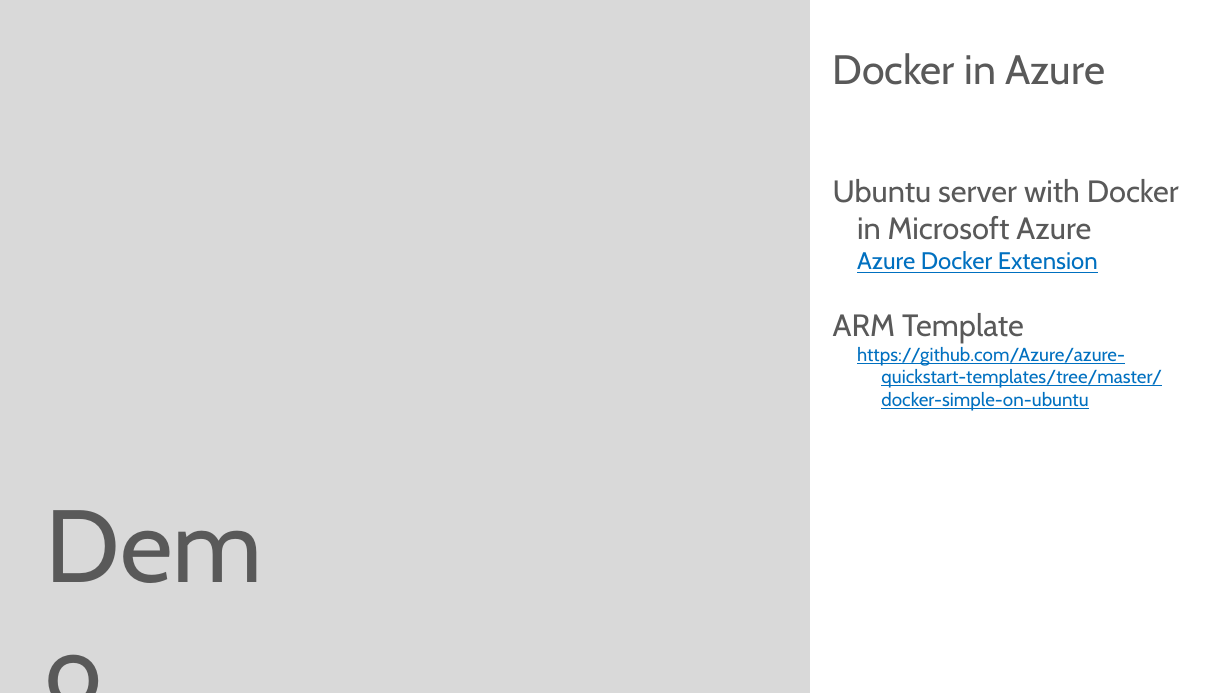
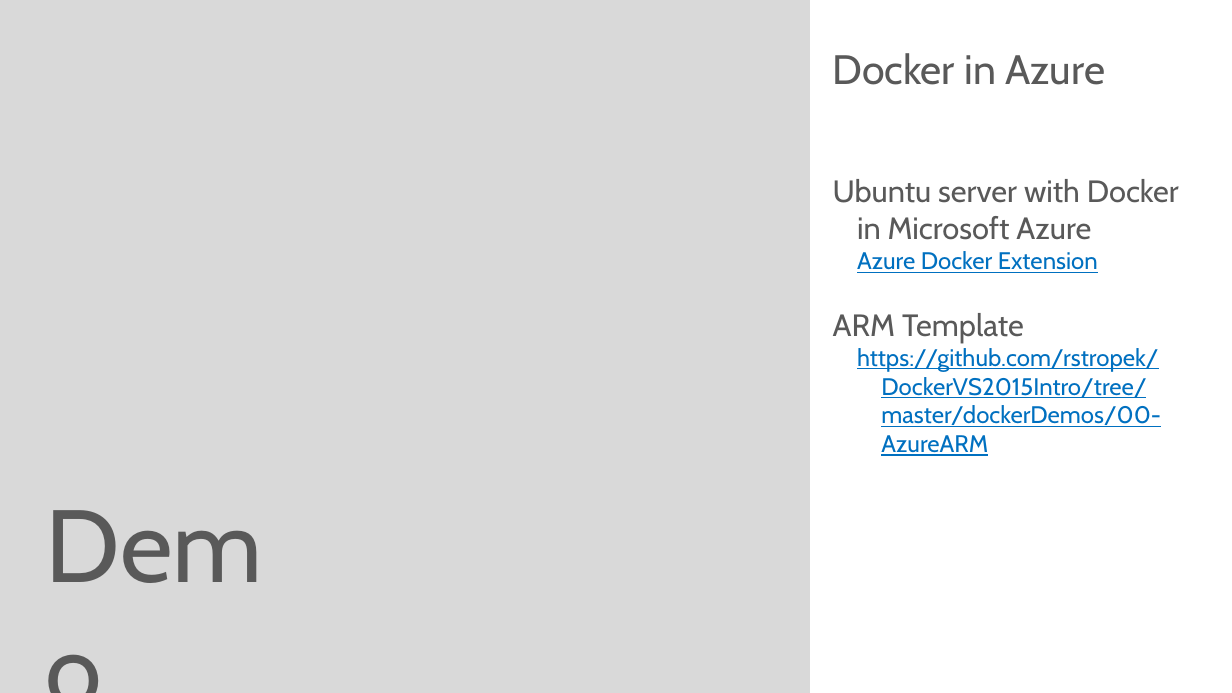
Before and after one commit to rstropek/DockerVS2015Intro, a slide deck: slide 7 of slides/Docker-Workshop.pptx. Drawn at 1232x693 pixels with LibreOffice and Linux fonts; fonts in the diff are those of the drawing. Boxes give left, top, right and bottom in pixels: in the first picture for what was removed or moved away, otherwise in the second. Text is boxed around its words. In the diff, an @@ line names an element or a change of style, - is before the commit and + after.

Commit message:
Fix some slides

```diff
--- a/slides/Docker-Workshop.pptx
+++ b/slides/Docker-Workshop.pptx
@@ text at <box>857,348,1161,456</box>: text changed; size 11 to 14 pt @@
-  https://github.com/Azure/azure-quickstart-templates/tree/master/docker-simple-on-ubuntu
+  https://github.com/rstropek/DockerVS2015Intro/tree/master/dockerDemos/00-AzureARM
```
Also in this commit, not shown: 6 other slides changed.
